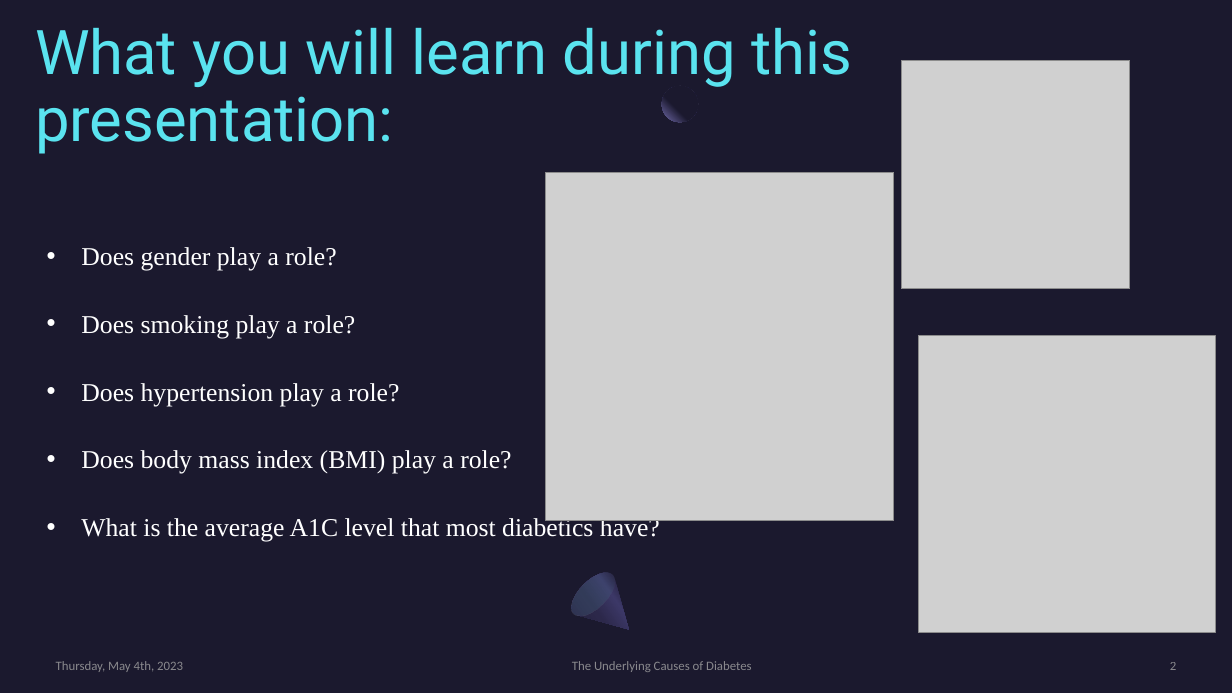
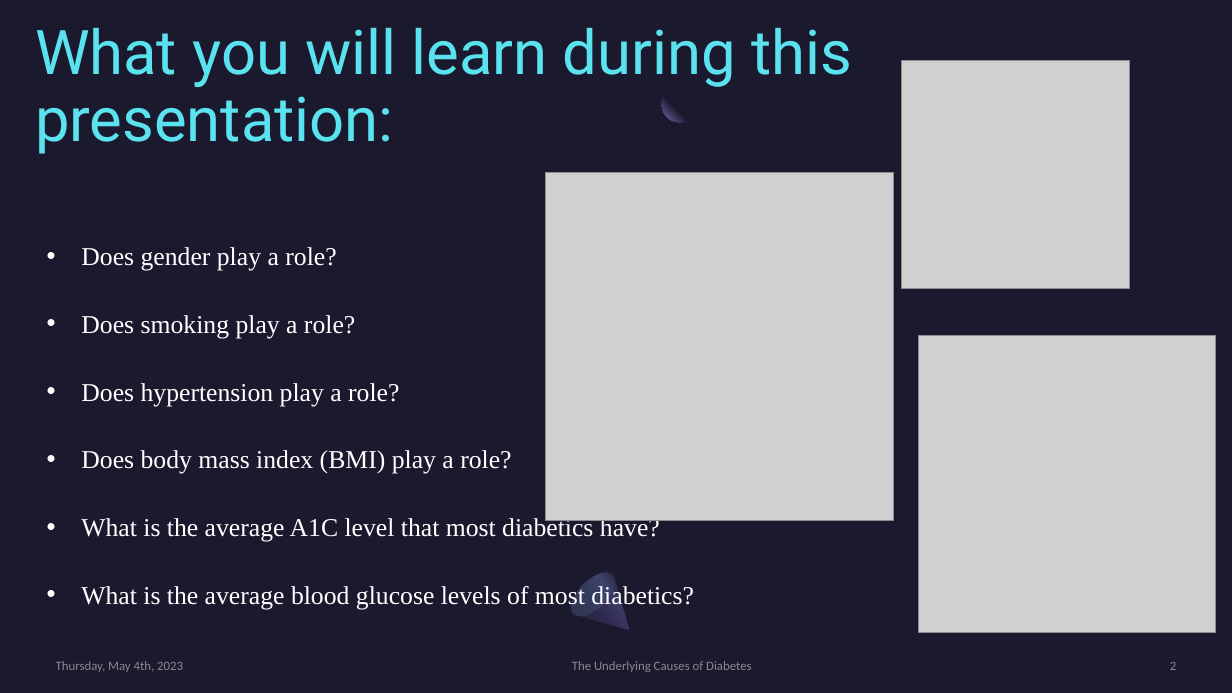
Before and after one commit to craydx/UCF_Project_1-, a slide deck: slide 2 of The Underlying Causes of Diabetes_Final.pptx. Drawn at 1232x693 pixels with LibreOffice and Linux fonts; fonts in the diff are those of the drawing; grey boxes stand for pictures. Boxes give left, top, right and bottom in pixels: in the first picture for what was removed or moved away, otherwise in the second. Text is boxed around its words. In the diff, an @@ line names an element or a change of style, - is before the commit and + after.

```diff
--- a/The Underlying Causes of Diabetes_Final.pptx
+++ b/The Underlying Causes of Diabetes_Final.pptx
@@ text at [81,583,694,609]: paragraph added @@
+• What is the average blood glucose levels of most diabetics?
```
Also in this commit, not shown: 4 other slides changed, 3 slides removed, 1 other file.
